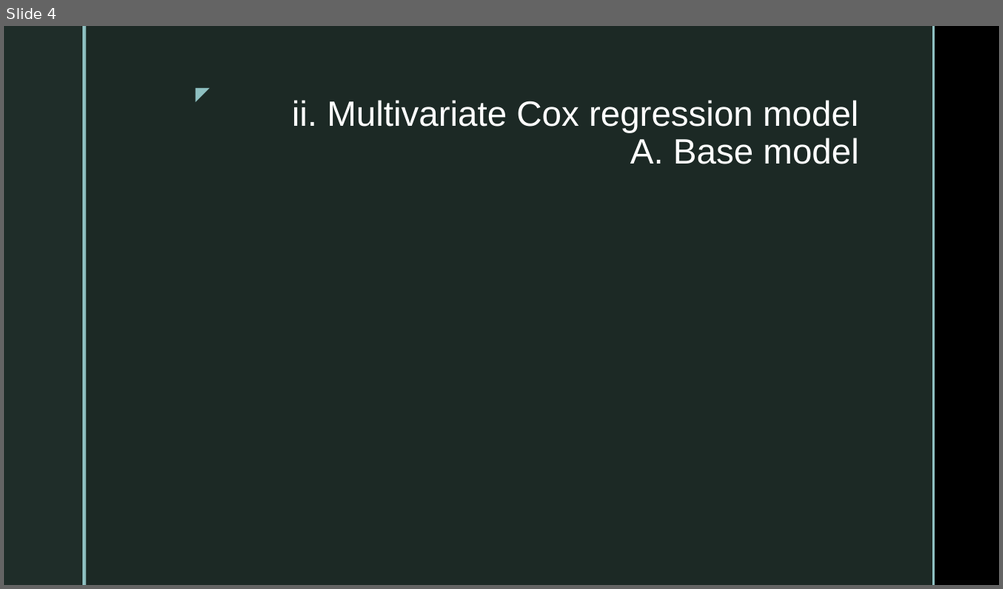
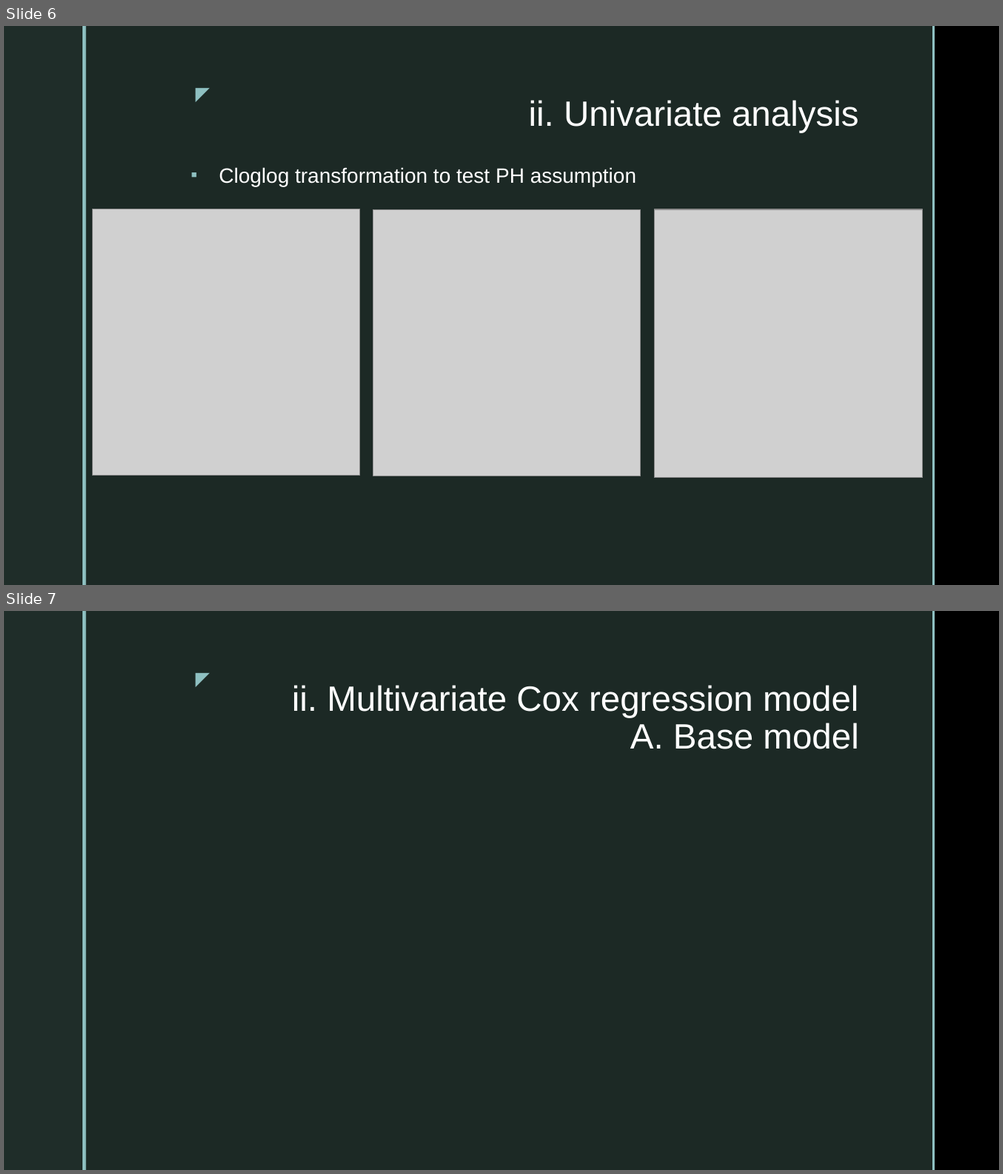
Before and after one commit to SebastianVeuskens/DSA-Project, a slide deck: presentation.pptx. Shown one above the other, each under a label of ours: slide 4 before the commit, slides 6 and 7 after it. The pictures are 1003x589 and 1003x1174 pixels, drawn with LibreOffice and Linux fonts; fonts in the diff are those of the drawing; grey boxes stand for pictures; background and template pictures are left out. Boxes give left, top, right and bottom in pixels: in the first picture for what was removed or moved away, otherwise in the second. Text is boxed around its words. In the diff, an @@ line names an element or a change of style, - is before the commit and + after.

Commit message:
updated script and presentation; added images folder'

```diff
--- a/presentation.pptx
+++ b/presentation.pptx
@@ slide 6 added at (4,26,999,585), background picture (left out); not listed: 5 template elements that a slide beside it also shows @@
@@ title added at (529,100,859,133), 34 pt, text #FFFFFF @@
+ii. Univariate analysis
@@ text added at (219,167,636,187), 20 pt, text #FFFFFF @@
+▪ Cloglog transformation to test PH assumption
@@ picture added at (93,209,360,476) @@
@@ picture added at (373,210,640,477) @@
@@ picture added at (654,210,922,478) @@
@@ what was slide 4 is now slide 7 @@
```
Also in this commit, not shown: 3 slides changed, 2 other slides added, 17 other files.
